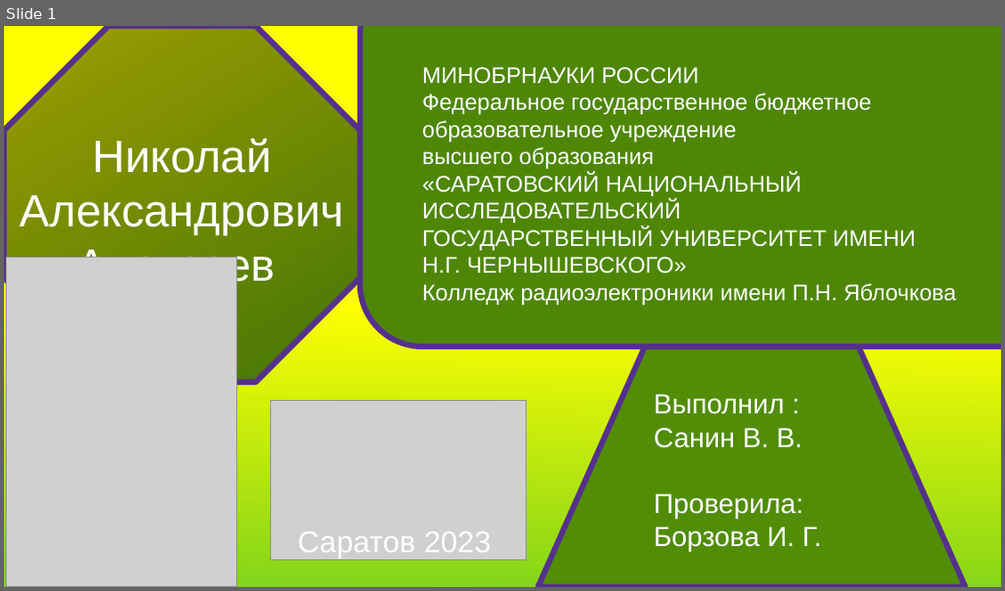
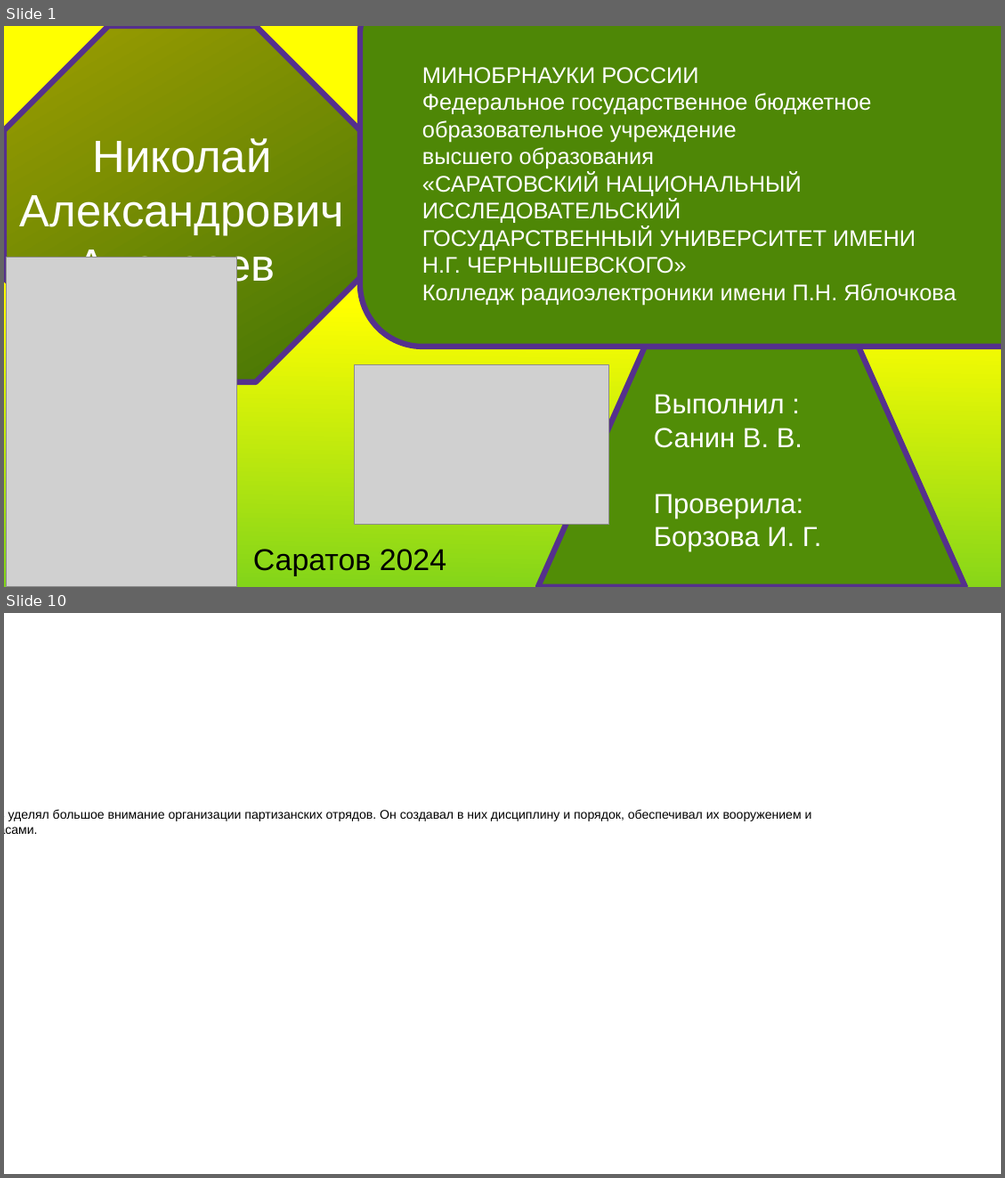
Before and after one commit to Vladsanin777/histori, a slide deck: Без имени 1.odp. Shown one above the other, each under a label of ours: slide 1 before the commit, slides 1 and 10 after it; the slides between them are not shown. The pictures are 1005x591 and 1005x1178 pixels, drawn with LibreOffice and Linux fonts; fonts in the diff are those of the drawing; grey boxes stand for pictures. Boxes give left, top, right and bottom in pixels: in the first picture for what was removed or moved away, otherwise in the second. Text is boxed around its words. In the diff, an @@ line names an element or a change of style, - is before the commit and + after.

```diff
--- a/Без имени 1.odp
+++ b/Без имени 1.odp
@@ slide 10 added at (4, 613, 1001, 1174), background #FFFFFF @@
@@ text added at (8, 809, 812, 821), 10 pt, text #000000 @@
+Алексеев уделял большое внимание организации партизанских отрядов. Он создавал в них дисциплину и порядок, обеспечивал их вооружением и боеприпасами.
@@ slide 1 changed as well @@
@@ picture: place and size @@
-picture at (271, 401, 526, 561)
+picture at (354, 364, 609, 524)
@@ text at (253, 548, 446, 575): text changed; text colour #FFFFFF to #000000 @@
-Саратов 2023
+Саратов 2024
```
Also in this commit, not shown: 14 other slides added, 5 slides removed, 1 other file.
